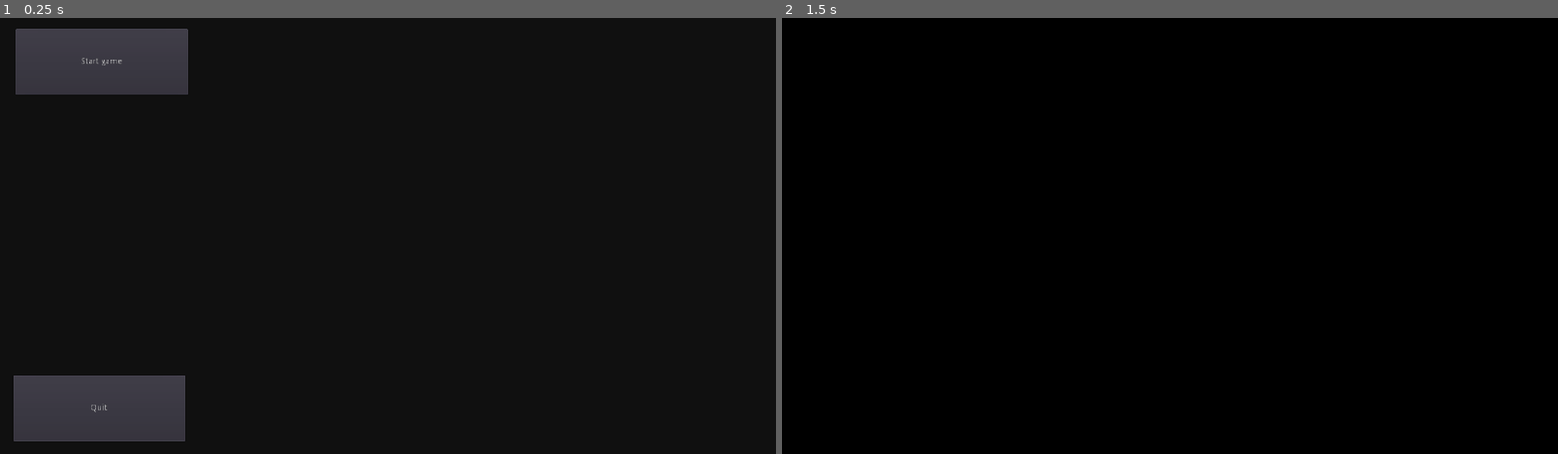
Above: before the commit, frames 1-2 (left to right).
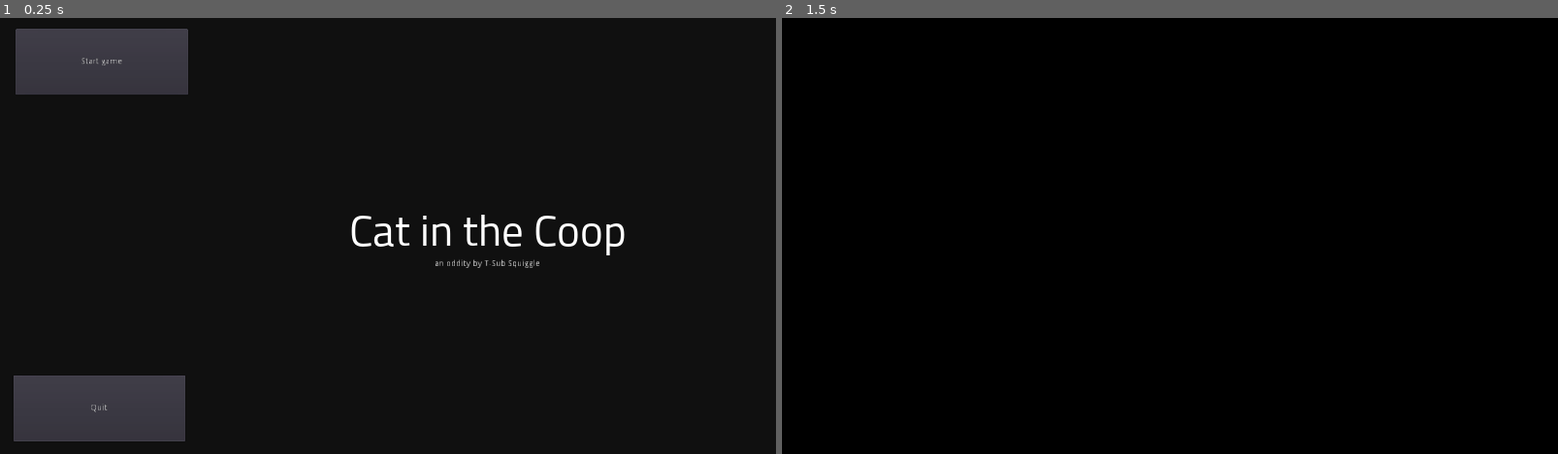
Above: after the commit, the same moments.

Repository: toolness/cat-in-the-coop
Game: Godot game, scene res://Menu.tscn
Same seed, same stepped clock (60 frames per second), same inputs: the game is played once before the commit and once after it.
Inputs (mouse positions are in pixels of both pictures, inside the frame that each line leads up to):
- Up to frame 1 (0.25 s): no input
- Up to frame 2 (1.5 s): click "Start game" at 0.5 s; tap Enter at 1.25 s; move the mouse to (1208, 236) at 1.27 s; hold W (movement_forward) from 1.28 s (still down); tap F (flashlight) at 1.35 s

The runs differ from the first frame. In frame 1, 0.8% of the frame differs, in the area x 45-81%, y 45-58%; in frame 2, nothing differs.

Commit message:
Add title, instructions, photo.

Diff:
--- a/Menu.gd
+++ b/Menu.gd
@@ -2,7 +2,10 @@
 
 
 var level = null
+onready var objective_instructions = $Objective
+onready var photo = $Objective/Photo
 onready var start_button = $StartGameButton
+onready var title = $Title
 signal continue_game
 
 # Called when the node enters the scene tree for the first time.
@@ -26,7 +29,10 @@
 	get_tree().quit()
 
 
-func activate():
+func activate(photo_texture: ImageTexture):
+	title.visible = false
+	objective_instructions.visible = true
+	photo.set_photo(photo_texture)
 	self.visible = true
 
 
--- a/Menu.tscn
+++ b/Menu.tscn
@@ -1,6 +1,12 @@
-[gd_scene load_steps=2 format=2]
+[gd_scene load_steps=5 format=2]
 
 [ext_resource path="res://Menu.gd" type="Script" id=1]
+[ext_resource path="res://Photo.tscn" type="PackedScene" id=2]
+[ext_resource path="res://assets/Titillium-Regular.otf" type="DynamicFontData" id=3]
+
+[sub_resource type="DynamicFont" id=1]
+size = 72
+font_data = ExtResource( 3 )
 
 [node name="Menu" type="Control"]
 anchor_right = 1.0
@@ -37,5 +43,77 @@
 __meta__ = {
 "_edit_use_anchors_": false
 }
+
+[node name="Objective" type="Control" parent="."]
+visible = false
+anchor_right = 1.0
+anchor_bottom = 1.0
+margin_left = 313.951
+margin_top = 1.18921
+margin_bottom = 1.18921
+__meta__ = {
+"_edit_use_anchors_": false
+}
+
+[node name="Photo" parent="Objective" instance=ExtResource( 2 )]
+margin_left = 316.639
+margin_top = 26.0433
+margin_right = 936.639
+margin_bottom = 686.043
+
+[node name="Label" type="Label" parent="Objective"]
+margin_left = 15.4816
+margin_top = 31.2432
+margin_right = 300.482
+margin_bottom = 685.243
+text = "Current objective:
+
+Find where this photo was taken and place some noms down to find your cat.
+
+Controls:
+
+WASD moves you around the world.
+
+Use the mouse to look around.
+
+Left click places noms on the ground.
+
+F activates your flashlight.
+
+R shows the photo in picture-in-picture mode.
+
+ESC toggles the display of this screen."
+autowrap = true
+
+[node name="Title" type="Control" parent="."]
+margin_left = 404.0
+margin_top = 62.0
+margin_right = 1204.0
+margin_bottom = 653.0
+__meta__ = {
+"_edit_use_anchors_": false
+}
+
+[node name="Label" type="Label" parent="Title"]
+anchor_left = 0.5
+anchor_top = 0.5
+anchor_right = 0.5
+anchor_bottom = 0.5
+margin_left = -228.0
+margin_top = -36.0
+margin_right = 228.0
+margin_bottom = 36.0
+custom_fonts/font = SubResource( 1 )
+text = "Cat in the Coop"
+__meta__ = {
+"_edit_use_anchors_": false
+}
+
+[node name="Label" type="Label" parent="Title/Label"]
+margin_left = 141.0
+margin_top = 77.0
+margin_right = 318.0
+margin_bottom = 95.0
+text = "an oddity by T-Sub Squiggle"
 [connection signal="button_up" from="StartGameButton" to="." method="_on_StartGameButton_button_up"]
 [connection signal="button_up" from="QuitGameButton" to="." method="_on_QuitGameButton_button_up"]
--- a/Player.gd
+++ b/Player.gd
@@ -160,7 +160,7 @@
 			Input.set_mouse_mode(Input.MOUSE_MODE_VISIBLE)
 			if menu:
 				pause()
-				menu.activate()
+				menu.activate(objective_manager.photo)
 
 
 	if Input.is_action_just_pressed("fire"):
